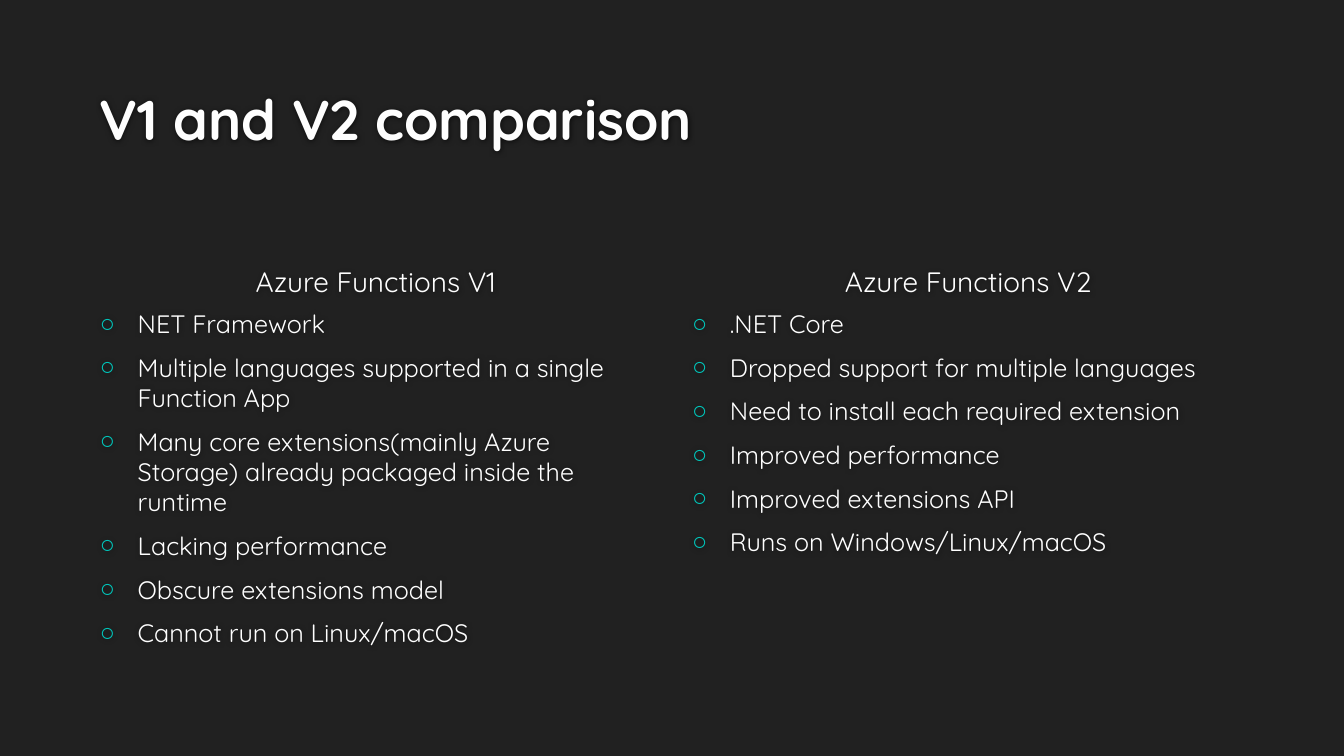
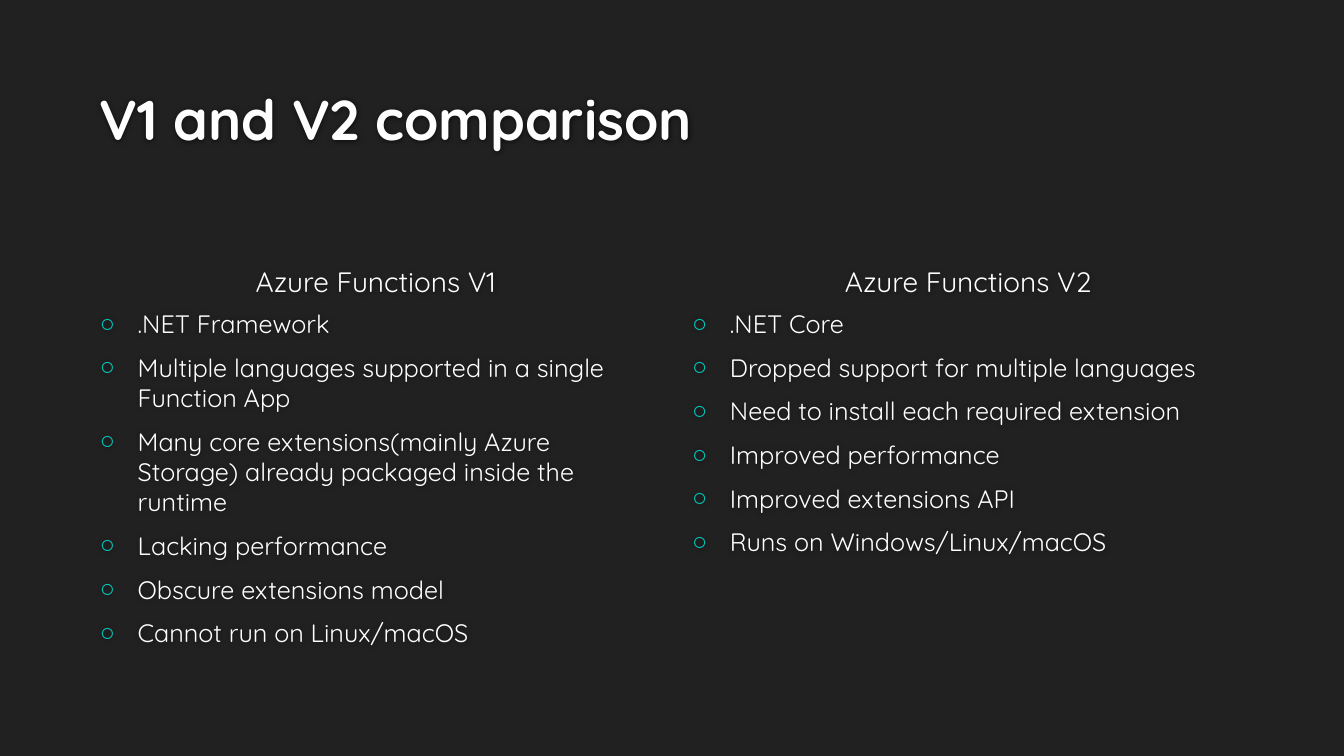
Before and after one commit to kamil-mrzyglod/Workshops, a slide deck: slide 8 of AzureDay2019/Developing services with Azure Functions.pptx. Drawn at 1344x756 pixels with LibreOffice and Linux fonts; fonts in the diff are those of the drawing; background and template pictures are left out. Boxes give left, top, right and bottom in pixels: in the first picture for what was removed or moved away, otherwise in the second. Text is boxed around its words. In the diff, an @@ line names an element or a change of style, - is before the commit and + after.

```diff
--- a/AzureDay2019/Developing services with Azure Functions.pptx
+++ b/AzureDay2019/Developing services with Azure Functions.pptx
@@ text at (138,314,330,334): text changed @@
-○ NET Framework
+○ .NET Framework
```
Also in this commit, not shown: 1 other slide changed, 3 slides added.
